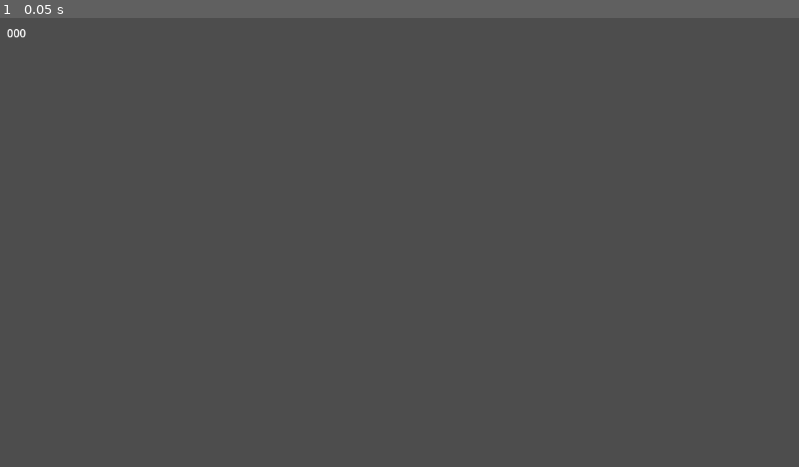
Above: before the commit, frame 1.
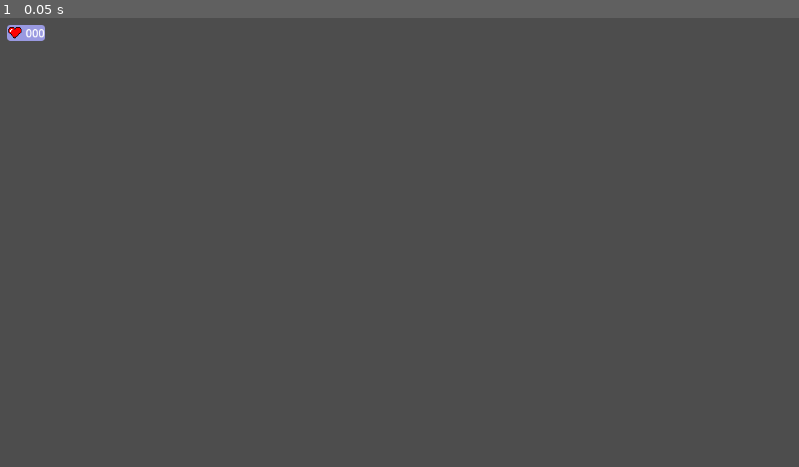
Above: after the commit, the same moment.

Repository: MiniJam-Cyber-Team-RTL/CyberProject
Game: Godot game, scene res://Scenes/Components/UI/InGameUI.tscn
Two runs of this game, one before a commit and one after it. Both use one fixed random seed, a clock stepped at 60 frames per second and the inputs below. The project has no main scene, so this scene is started directly.
Inputs:
- Up to frame 1 (0.05 s): no input

The runs differ from the first frame. In frame 1, 0.2% of the frame differs, in the area x 0-6%, y 1-6%.

Commit message:
[ADD] Update UI for health display

Diff:
--- a/Game/Scenes/Components/UI/InGameUI.tscn
+++ b/Game/Scenes/Components/UI/InGameUI.tscn
@@ -1,6 +1,14 @@
-[gd_scene load_steps=2 format=3 uid="uid://b3v1xlujnuow5"]
+[gd_scene load_steps=4 format=3 uid="uid://b3v1xlujnuow5"]
 
 [ext_resource type="Script" path="res://Scenes/Components/UI/in_game_ui.gd" id="1_3ltx1"]
+[ext_resource type="Texture2D" uid="uid://dpwgl858bb5q2" path="res://Assets/Images/Icons/heart.png" id="2_7rpoq"]
+
+[sub_resource type="StyleBoxFlat" id="StyleBoxFlat_okme4"]
+bg_color = Color(0.6, 0.6, 0.882353, 1)
+corner_radius_top_left = 5
+corner_radius_top_right = 5
+corner_radius_bottom_right = 5
+corner_radius_bottom_left = 5
 
 [node name="InGameUi" type="CanvasLayer"]
 script = ExtResource("1_3ltx1")
@@ -20,7 +28,19 @@
 size_flags_horizontal = 3
 size_flags_vertical = 0
 
-[node name="PlayerHealth" type="Label" parent="MarginContainer/HBoxContainer"]
+[node name="PlayerHealth" type="PanelContainer" parent="MarginContainer/HBoxContainer"]
+layout_mode = 2
+theme_override_styles/panel = SubResource("StyleBoxFlat_okme4")
+
+[node name="HBoxContainer" type="HBoxContainer" parent="MarginContainer/HBoxContainer/PlayerHealth"]
+layout_mode = 2
+
+[node name="TextureRect" type="TextureRect" parent="MarginContainer/HBoxContainer/PlayerHealth/HBoxContainer"]
+layout_mode = 2
+texture = ExtResource("2_7rpoq")
+expand_mode = 2
+
+[node name="PlayerHealthLabel" type="Label" parent="MarginContainer/HBoxContainer/PlayerHealth/HBoxContainer"]
 layout_mode = 2
 size_flags_horizontal = 0
 text = "000"
--- a/Game/Scenes/Components/UI/in_game_ui.gd
+++ b/Game/Scenes/Components/UI/in_game_ui.gd
@@ -1,7 +1,7 @@
 extends CanvasLayer
 
 func update_health(new_value : int):
-	$MarginContainer/HBoxContainer/PlayerHealth.text = new_value
+	$MarginContainer/HBoxContainer/PlayerHealth/HBoxContainer/PlayerHealthLabel.text = new_value
 
 func show_power_up(type):
 	match type :
Binary file added: Game/Assets/Images/Icons/heart.png
Not shown, added: Game/Assets/Images/Icons/heart.png.import
